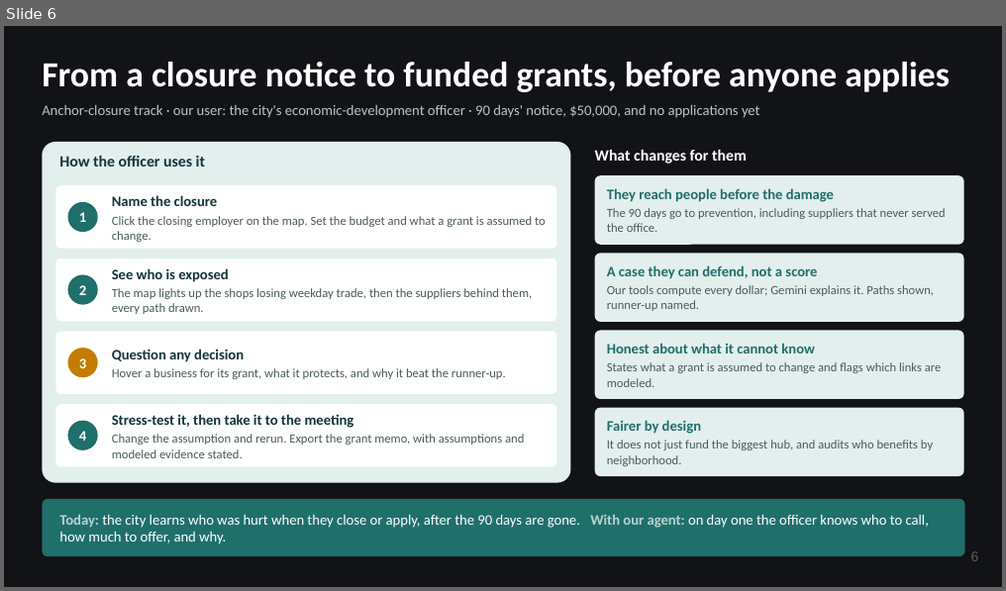
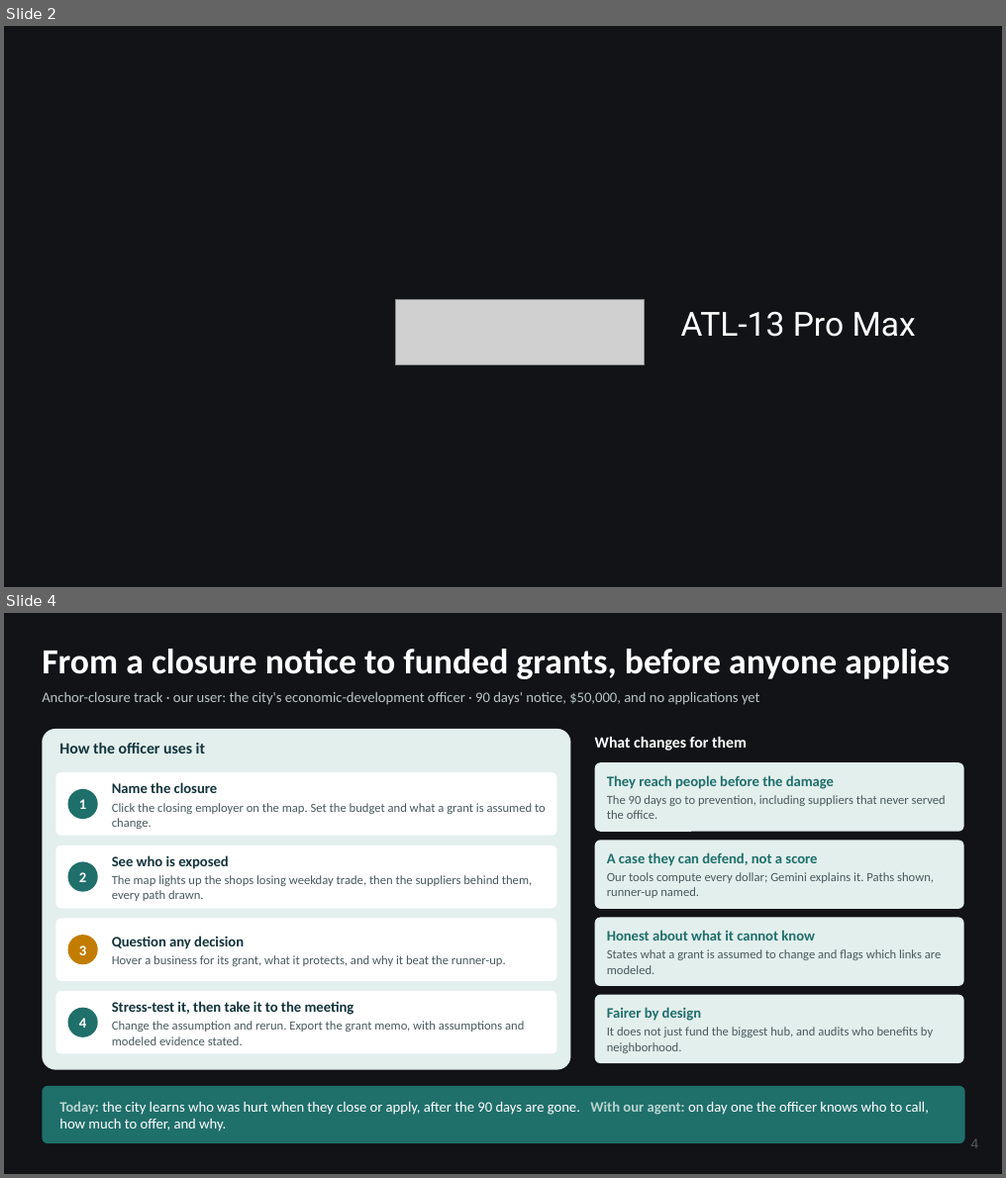
Before and after one commit to mastan30/ATL-13-MicroGrants, a slide deck: docs/ATL-13.pptx. Shown one above the other, each under a label of ours: slide 6 before the commit, slides 2 and 4 after it; the slides between them are not shown. The pictures are 1006x591 and 1006x1178 pixels, drawn with LibreOffice and Linux fonts; fonts in the diff are those of the drawing; grey boxes stand for pictures; background and template pictures are left out. Boxes give left, top, right and bottom in pixels: in the first picture for what was removed or moved away, otherwise in the second. Text is boxed around its words. In the diff, an @@ line names an element or a change of style, - is before the commit and + after.

```diff
--- a/docs/ATL-13.pptx
+++ b/docs/ATL-13.pptx
@@ slide 2 added at (4,26,1002,587), background #121317 @@
@@ picture added at (395,299,644,366) @@
@@ text added at (681,311,916,337), 24 pt, text #FFFFFF @@
+ATL-13 Pro Max
@@ what was slide 6 is now slide 4 @@
@@ page number at (971,1139,979,1149): text changed @@
-6
+4
```
Also in this commit, not shown: 3 slides changed, 5 slides removed, 1 other file.
